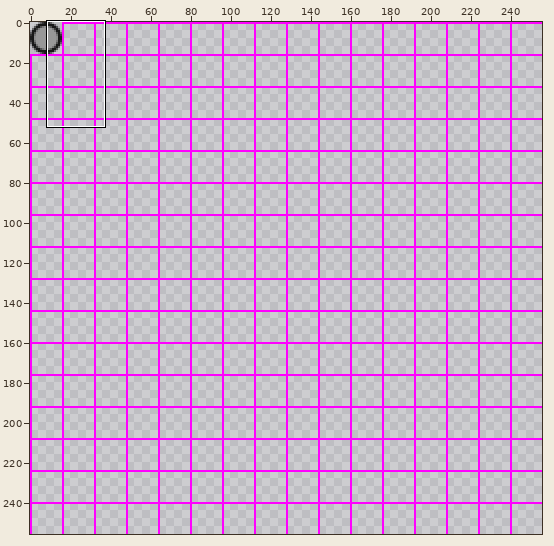
Two states of a sprite sheet, assets/spritesheet.png. Above, an overview of the earlier version with the close-up marked.
Close-up. The starting point:
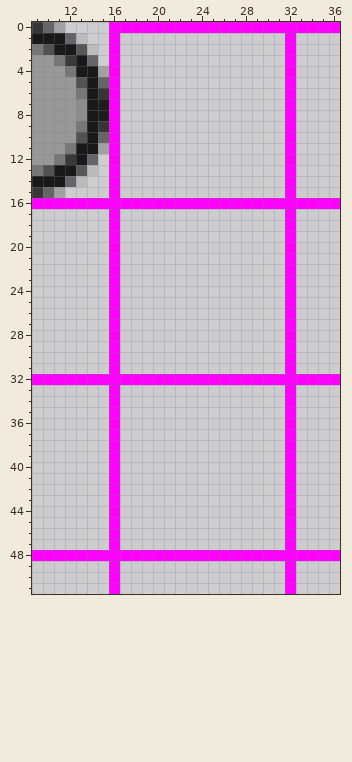
The file is 256x256 pixels. Colours within 5 levels of each other are drawn and written as one. Shown: x 9..36, y 0..51.
After:
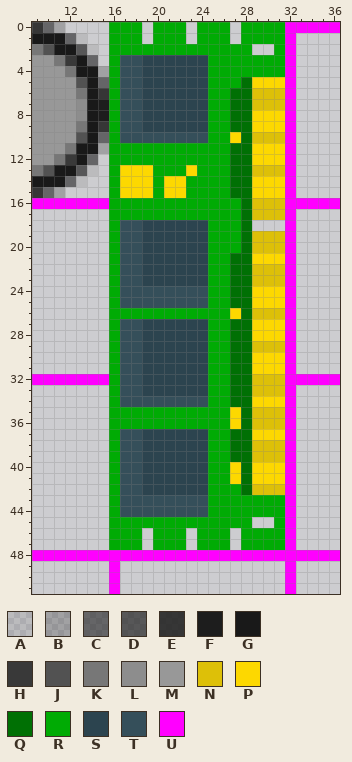
Palette (. is transparent): A #1919191a  B #1919193f  C #19191993  D #191919a7  E #191919d6  F #191919f9  G #191919  H #393939  J #525252  K #777777  L #8d8d8d  M #989898  N #ddc008  P #fdd800  Q #007004  R #00ab04  S #2c444f  T #354f5a  U #ff00ff
Change:
Changed rows in their new state; - is an unchanged pixel.
first column x 16:
 0 RRR.RRR.RRR.RRRR
 1 RRR-RRR-RRR-RRRR
 2 RRRRRRRRRRRRR--R
 3 RTTSSSSSSRRRRRRR
 4 RTTSSSSSSRRRRRRR
 5 RTTSSSSSSRRRQPPP
 6 RTTSSSSSSRRQQNNN
 7 RTTSSSSSSRRQQNNN
 8 RTTSSSSSSRRQQPPP
 9 RTTSSSSSSRRQQPPP
10 RTTTTTTTTRRPQNNN
11 RRRRRRRRRRRQQPPP
12 RRRRRRRRRRRQQPPP
13 RPPPRRRPRRRQQNNN
14 RPPPRPPRRRRQQPPP
15 RPPPRPPRRRRQQPPP
16 RRRRRRRRRRRRQNNN
17 RRRRRRRRRRRRQNNN
18 RTTSSSSSSRRRQ---
19 RTTSSSSSSRRRQNNN
20 RTTSSSSSSRRRQNNN
21 RTTSSSSSSRRQQPPP
22 RTTSSSSSSRRQQNNN
23 RTTSSSSSSRRQQNNN
24 RTTTTTTTTRRQQPPP
25 RTTTTTTTTRRQQPPP
26 RRRRRRRRRRRPQNNN
27 RTTSSSSSSRRQQPPP
28 RTTSSSSSSRRQQPPP
29 RTTSSSSSSRRQQNNN
30 RTTSSSSSSRRQQPPP
31 RTTSSSSSSRRQQPPP
32 RTTSSSSSSRRQQNNN
33 RTTSSSSSSRRQQNNN
34 RTTTTTTTTRRQQPPP
35 RRRRRRRRRRRPQNNN
36 RRRRRRRRRRRPQNNN
37 RTTSSSSSSRRQQPPP
38 RTTSSSSSSRRQQNNN
39 RTTSSSSSSRRQQNNN
40 RTTSSSSSSRRPQPPP
41 RTTSSSSSSRRPQPPP
42 RTTSSSSSSRRRQNNN
43 RTTTTTTTTRRRRRRR
44 RTTTTTTTTRRRRRRR
45 RRRRRRRRRRRRR--R
46 RRR-RRR-RRR-RRRR
47 RRR-RRR-RRR-RRRR
Pixel boxes of the changes (left, top, right, bottom) in both close-ups:
changed: (109, 22, 285, 550)
